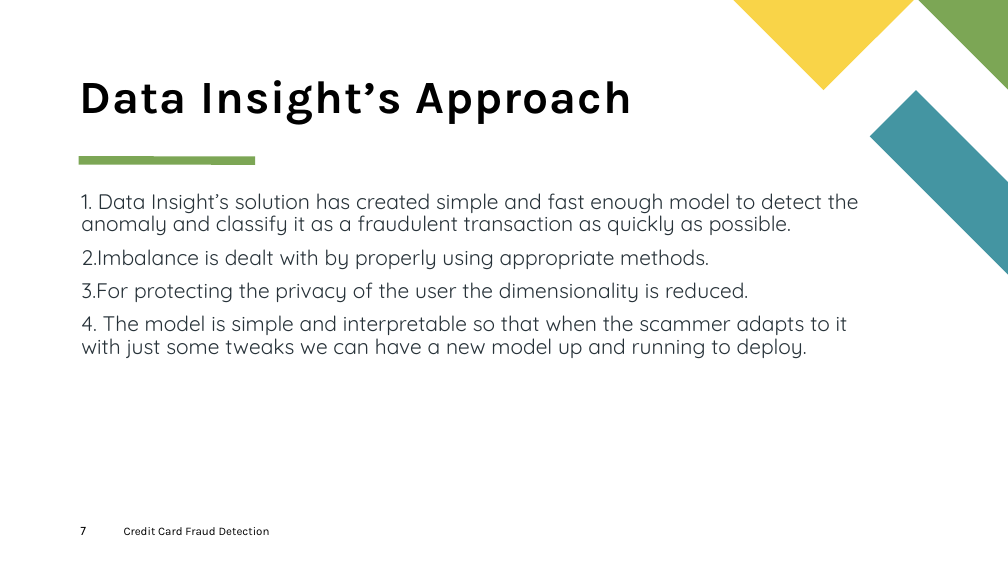
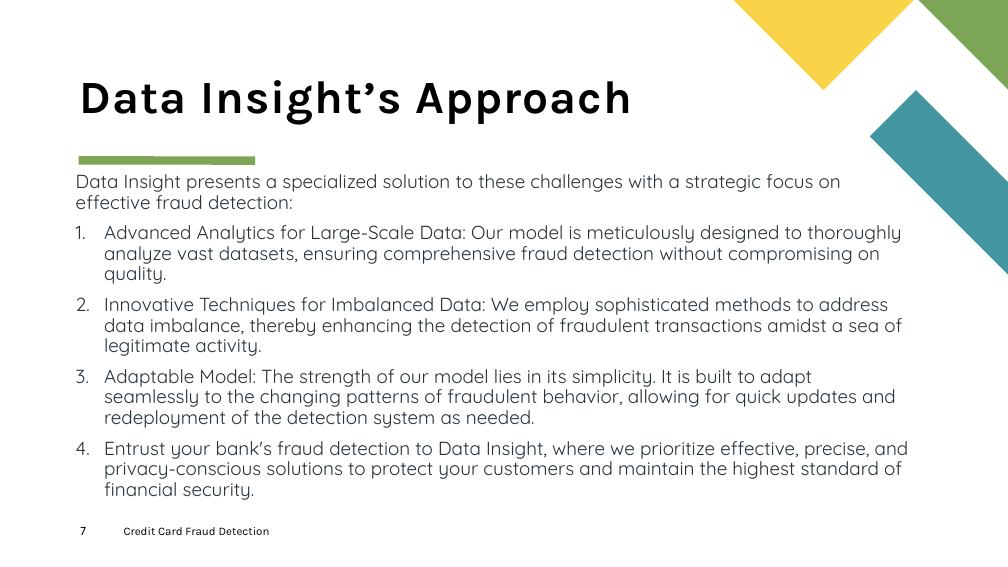
Before and after one commit to dmusili/creditcardfrauddetection, a slide deck: slide 7 of Credit Card Fraud Detection.pptx. Drawn at 1008x567 pixels with LibreOffice and Linux fonts; fonts in the diff are those of the drawing. Boxes give left, top, right and bottom in pixels: in the first picture for what was removed or moved away, otherwise in the second. Text is boxed around its words. In the diff, an @@ line names an element or a change of style, - is before the commit and + after.

```diff
--- a/Credit Card Fraud Detection.pptx
+++ b/Credit Card Fraud Detection.pptx
@@ text at [76, 174, 909, 500]: text changed; size 20 to 18 pt @@
-1. Data Insight’s solution has created simple and fast enough model to detect the anomaly and classify it as a fraudulent transaction as quickly as possible.
-2. Imbalance is dealt with by properly using appropriate methods.
-3. For protecting the privacy of the user the dimensionality is reduced.
-4. The model is simple and interpretable so that when the scammer adapts to it with just some tweaks we can have a new model up and running to deploy.
+Data Insight presents a specialized solution to these challenges with a strategic focus on effective fraud detection:
+1. Advanced Analytics for Large-Scale Data: Our model is meticulously designed to thoroughly analyze vast datasets, ensuring comprehensive fraud detection without compromising on quality.
+2. Innovative Techniques for Imbalanced Data: We employ sophisticated methods to address data imbalance, thereby enhancing the detection of fraudulent transactions amidst a sea of legitimate activity.
+3. Adaptable Model: The strength of our model lies in its simplicity. It is built to adapt seamlessly to the changing patterns of fraudulent behavior, allowing for quick updates and redeployment of the detection system as needed.
+4. Entrust your bank's fraud detection to Data Insight, where we prioritize effective, precise, and privacy-conscious solutions to protect your customers and maintain the highest standard of financial security.
```
Also in this commit, not shown: 8 other slides changed, 1 slide removed.
